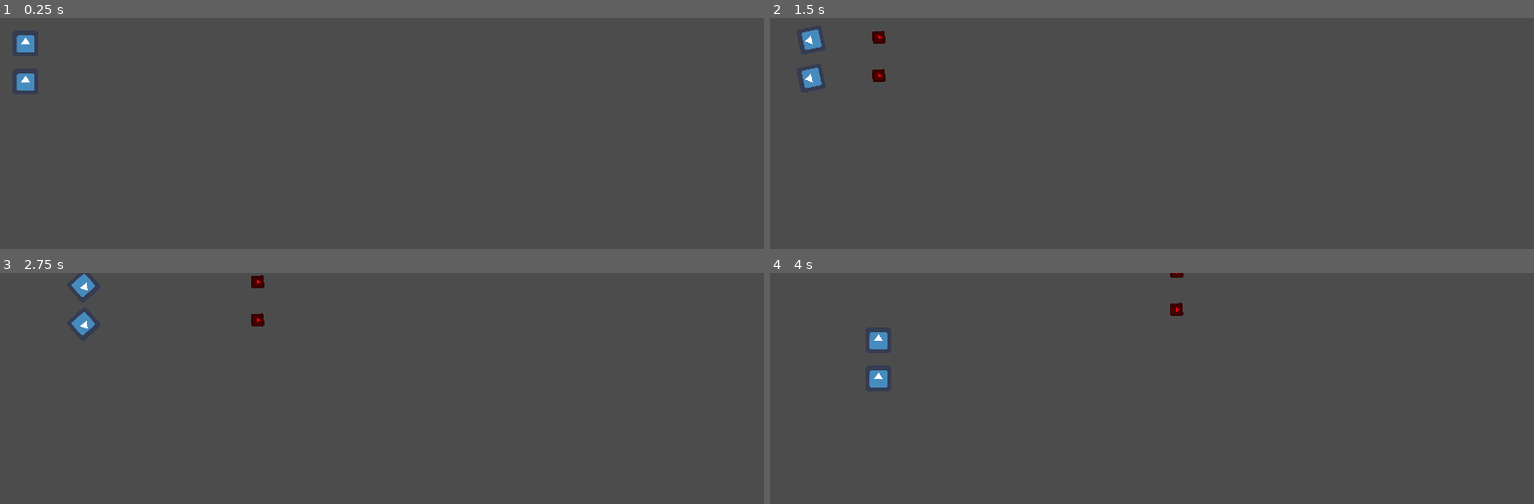
Above: before the commit, frames 1-4 (two rows, left to right).
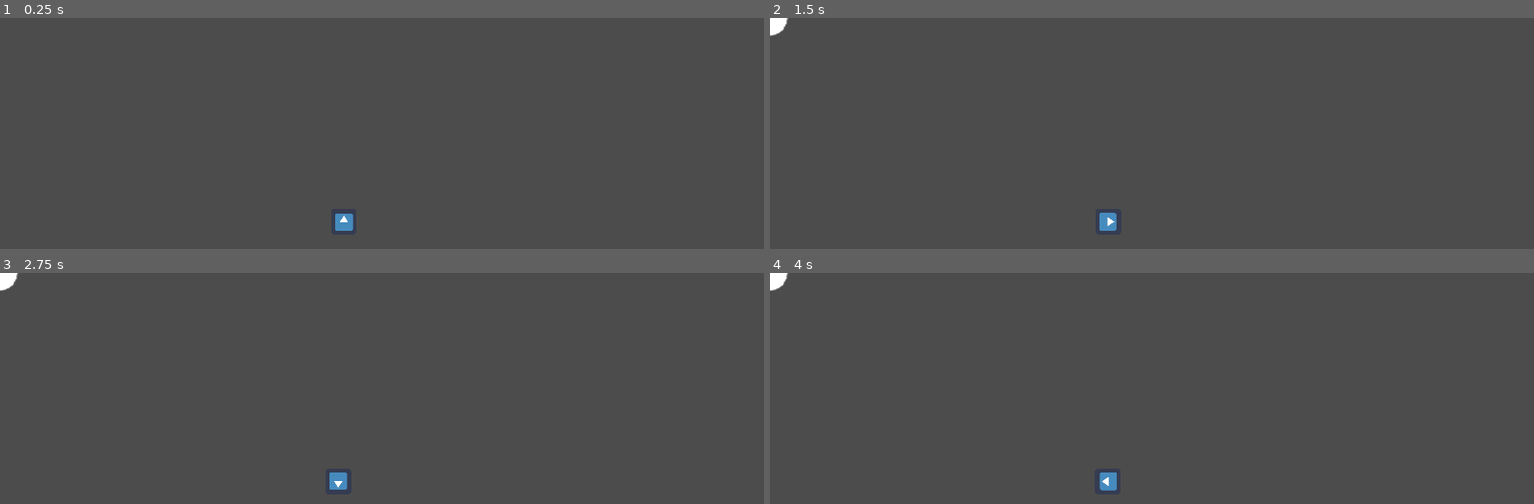
Above: after the commit, the same moments.

Repository: blongty/kingcastlehigh
Game: Godot game, scene res://levels/Node2D.tscn
The game is run twice, just before and just after one commit, with the same random seed, the same clock (stepped at 60 frames per second) and the same inputs. The engine's default icon, where the game draws it, is replaced by a stand-in: a white triangle on a blue panel in a dark square.
Inputs (mouse positions are in pixels of both pictures, inside the frame that each line leads up to):
- Up to frame 1 (0.25 s): no input
- Up to frame 2 (1.5 s): tap Enter at 0.5 s; move the mouse to (1320, 212) at 0.52 s; hold Right (ui_right) 0.53-1.28 s; hold A (A, bound only after the commit) 0.53-1.28 s; click (1320, 212) at 0.67 s; tap Space (ui_select) at 0.77, 1.07 s; tap D (D, bound only after the commit) at 0.8, 1.35 s; move the mouse to (outside the picture) at 1.27 s; hold Down (ui_down) from 1.28 s (still down)
- Up to frame 3 (2.75 s): tap Space (ui_select) at 1.52, 1.82 s; tap S (S, bound only after the commit) at 1.55 s; move the mouse to (458, 393) at 2.02 s; release Down (ui_down) at 2.03 s; hold Right (ui_right) from 2.03 s (still down); hold S (S, bound only after the commit) from 2.03 s (still down); tap W (W, bound only after the commit) at 2.3 s
- Up to frame 4 (4 s): move the mouse to (outside the picture) at 2.77 s; release Right (ui_right) at 2.78 s; release S (S, bound only after the commit) at 2.78 s; hold Up (ui_up) 2.78-3.53 s; tap W (W, bound only after the commit) at 2.85 s; click (outside the picture) at 2.92 s; tap Space (ui_select) at 3.02, 3.05, 3.32 s; move the mouse to (outside the picture) at 3.52 s; hold Left (ui_left) from 3.53 s (still down); hold Space (ui_select) from 3.53 s (still down); tap A (A, bound only after the commit) at 3.8 s

The runs differ from the first frame. In frame 1, 0.5% of the frame differs, in the area x 2-47%, y 7-93%; in frame 2, 0.9%, in the area x 0-46%, y 0-93%; in frame 3, 0.9%; in frame 4, 0.8%.

Commit message:
movement revise
also pack player into a saperate object

Diff:
--- /dev/null
+++ b/components/objects/Player/Player.gd
@@ -0,0 +1,48 @@
+extends KinematicBody2D
+
+var speed = 0
+var motion = Vector2()
+var snowballcount = 1;
+export (PackedScene) var bullet
+onready var firepoint = get_node("firepoint")
+
+func _physics_process(delta):
+	var bb;
+
+	if Input.is_action_pressed("W"):
+		rotation_degrees = 0
+		motion.y = -20
+	elif Input.is_action_pressed("S"):
+		rotation_degrees = 180
+		motion.y = 20
+	elif Input.is_action_pressed("A"):
+		rotation_degrees = 270
+		motion.x = -20
+	elif Input.is_action_pressed("D"):
+		rotation_degrees = 90
+		motion.x = 20
+	else:
+		motion.x = 0
+		motion.y = 0
+
+#	if Input.is_action_pressed("ui_up"):
+#		speed = -200;
+#	elif Input.is_action_pressed("ui_down"):
+#		speed = 200;
+#	else:
+#		speed = 0;
+
+#	if Input.is_action_pressed("ui_right"):
+#		rotation += 0.1;
+#	elif Input.is_action_pressed("ui_left"):
+#		rotation += -0.1;
+
+#	motion.x = speed * -sin(rotation);
+#	motion.y = speed * cos(rotation);
+	move_and_slide(motion);
+
+	if Input.is_action_pressed("ui_select") and snowballcount > 0:
+		snowballcount -= 1;
+		bb = bullet.instance();
+		firepoint.add_child(bb);
+	pass
--- /dev/null
+++ b/components/objects/Player/Player.tscn
@@ -0,0 +1,20 @@
+[gd_scene load_steps=5 format=2]
+
+[ext_resource path="res://components/objects/Player/Player.gd" type="Script" id=1]
+[ext_resource path="res://components/objects/snowball/snowball.tscn" type="PackedScene" id=2]
+[ext_resource path="res://icon.png" type="Texture" id=3]
+
+[sub_resource type="RectangleShape2D" id=1]
+extents = Vector2( 32, 32 )
+
+[node name="Player" type="KinematicBody2D"]
+script = ExtResource( 1 )
+bullet = ExtResource( 2 )
+
+[node name="firepoint" type="Node" parent="."]
+
+[node name="CollisionShape2D" type="CollisionShape2D" parent="."]
+shape = SubResource( 1 )
+
+[node name="Sprite" type="Sprite" parent="."]
+texture = ExtResource( 3 )
--- a/levels/Node2D.tscn
+++ b/levels/Node2D.tscn
@@ -1,44 +1,8 @@
-[gd_scene load_steps=6 format=2]
+[gd_scene load_steps=2 format=2]
 
-[ext_resource path="res://levels/KinematicBody2D.gd" type="Script" id=1]
-[ext_resource path="res://levels/Snowball.tscn" type="PackedScene" id=2]
-[ext_resource path="res://icon.png" type="Texture" id=3]
-
-[sub_resource type="RectangleShape2D" id=1]
-extents = Vector2( 32.3882, 36.8872 )
-
-[sub_resource type="RectangleShape2D" id=2]
-extents = Vector2( 32, 32 )
+[ext_resource path="res://components/objects/Player/Player.tscn" type="PackedScene" id=1]
 
 [node name="Node2D" type="Node2D"]
 
-[node name="player1" type="KinematicBody2D" parent="."]
-position = Vector2( 64.0001, 64 )
-script = ExtResource( 1 )
-bullet = ExtResource( 2 )
-
-[node name="Sprite" type="Sprite" parent="player1"]
-texture = ExtResource( 3 )
-
-[node name="CollisionShape2D2" type="CollisionShape2D" parent="player1"]
-position = Vector2( -6.10352e-005, 0 )
-scale = Vector2( 0.988019, 0.867509 )
-shape = SubResource( 1 )
-
-[node name="firepoint" type="Node" parent="player1"]
-
-[node name="player2" type="KinematicBody2D" parent="."]
-position = Vector2( 64, 160 )
-script = ExtResource( 1 )
-__meta__ = {
-"_edit_group_": true
-}
-bullet = ExtResource( 2 )
-
-[node name="Sprite" type="Sprite" parent="player2"]
-texture = ExtResource( 3 )
-
-[node name="CollisionShape2D3" type="CollisionShape2D" parent="player2"]
-shape = SubResource( 2 )
-
-[node name="firepoint" type="Node" parent="player2"]
+[node name="Player" parent="." instance=ExtResource( 1 )]
+position = Vector2( 864, 512 )
--- a/project.godot
+++ b/project.godot
@@ -8,9 +8,14 @@
 
 config_version=4
 
-_global_script_classes=[  ]
+_global_script_classes=[ {
+"base": "Node2D",
+"class": "Enemy",
+"language": "GDScript",
+"path": "res://components/objects/enemies/Enemy.gd"
+} ]
 _global_script_class_icons={
-
+"Enemy": ""
 }
 
 [application]
@@ -28,6 +33,29 @@
 window/stretch/mode="2d"
 window/stretch/aspect="keep"
 
+[input]
+
+W={
+"deadzone": 0.5,
+"events": [ Object(InputEventKey,"resource_local_to_scene":false,"resource_name":"","device":0,"alt":false,"shift":false,"control":false,"meta":false,"command":false,"pressed":false,"scancode":87,"unicode":0,"echo":false,"script":null)
+ ]
+}
+A={
+"deadzone": 0.5,
+"events": [ Object(InputEventKey,"resource_local_to_scene":false,"resource_name":"","device":0,"alt":false,"shift":false,"control":false,"meta":false,"command":false,"pressed":false,"scancode":65,"unicode":0,"echo":false,"script":null)
+ ]
+}
+S={
+"deadzone": 0.5,
+"events": [ Object(InputEventKey,"resource_local_to_scene":false,"resource_name":"","device":0,"alt":false,"shift":false,"control":false,"meta":false,"command":false,"pressed":false,"scancode":83,"unicode":0,"echo":false,"script":null)
+ ]
+}
+D={
+"deadzone": 0.5,
+"events": [ Object(InputEventKey,"resource_local_to_scene":false,"resource_name":"","device":0,"alt":false,"shift":false,"control":false,"meta":false,"command":false,"pressed":false,"scancode":68,"unicode":0,"echo":false,"script":null)
+ ]
+}
+
 [rendering]
 
 environment/default_environment="res://default_env.tres"
